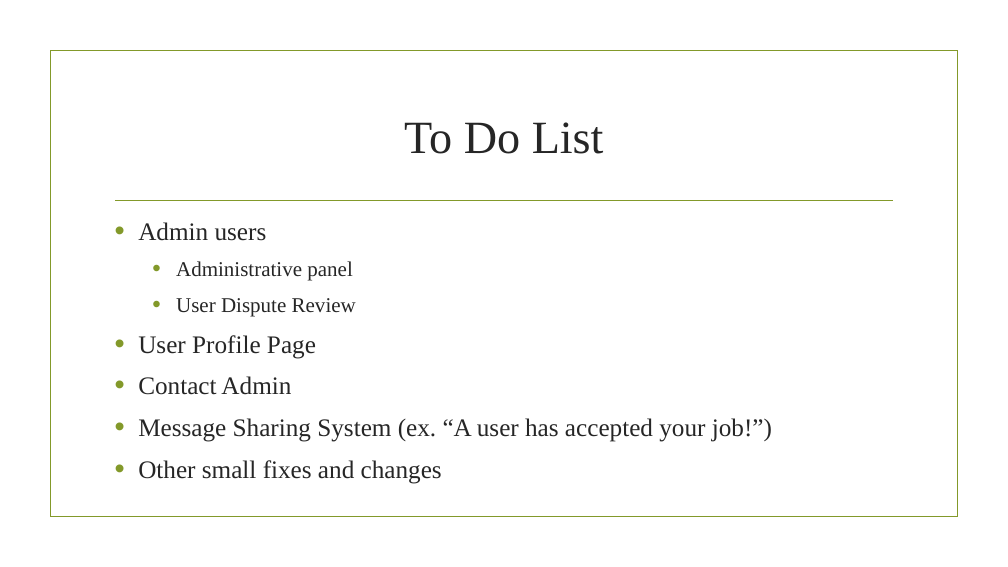
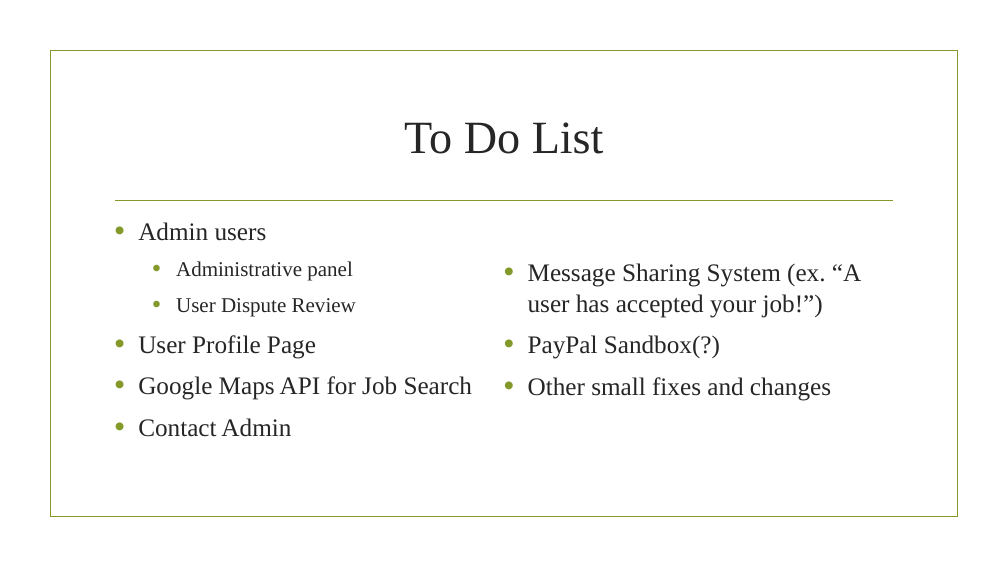
Before and after one commit to jjumbc/Software-Engineering-Group-project, a slide deck: slide 6 of Presentation/Spiral2.pptx. Drawn at 1008x567 pixels with LibreOffice and Linux fonts; fonts in the diff are those of the drawing; background and template pictures are left out. Boxes give left, top, right and bottom in pixels: in the first picture for what was removed or moved away, otherwise in the second. Text is boxed around its words. In the diff, an @@ line names an element or a change of style, - is before the commit and + after.

Commit message:
updated spiral 2 presentation

```diff
--- a/Presentation/Spiral2.pptx
+++ b/Presentation/Spiral2.pptx
@@ text "Admin users" at (138,222,861,437): columns 1 to 2 @@
@@ text at (528,335,720,359): paragraph added @@
+• PayPal Sandbox(?)
@@ text at (138,376,473,400): paragraph added @@
+• Google Maps API for Job Search
```
